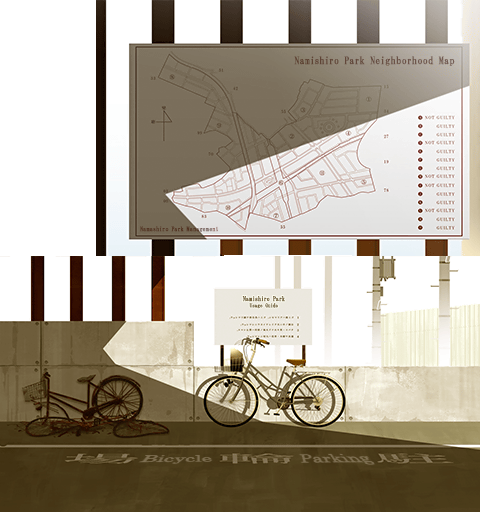
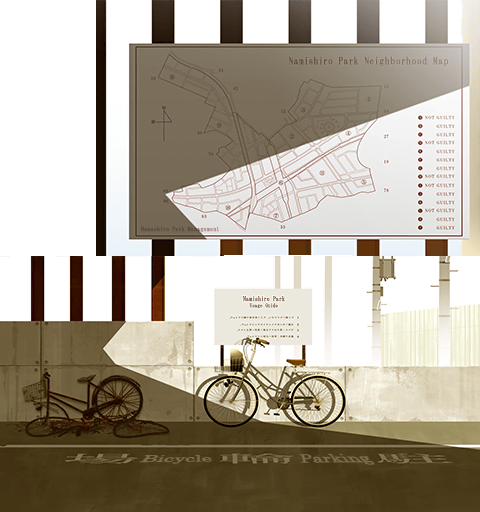
Before/after of a w=480, h=512 layered artwork. What changed in the layer stack:
"Namishiro Park Usage Guide": opacity 100% → 99%, painted on it over [242, 296, 285, 309]
painted on "Namashiro Park Management" over [140, 226, 219, 233]
added layer "Layer 1" (75%) above "Namishiro Park Neighborhood Map" over [140, 55, 455, 309]
"Namishiro Park Neighborhood Map": opacity 66% → 78%, painted on it over [288, 56, 455, 66]
